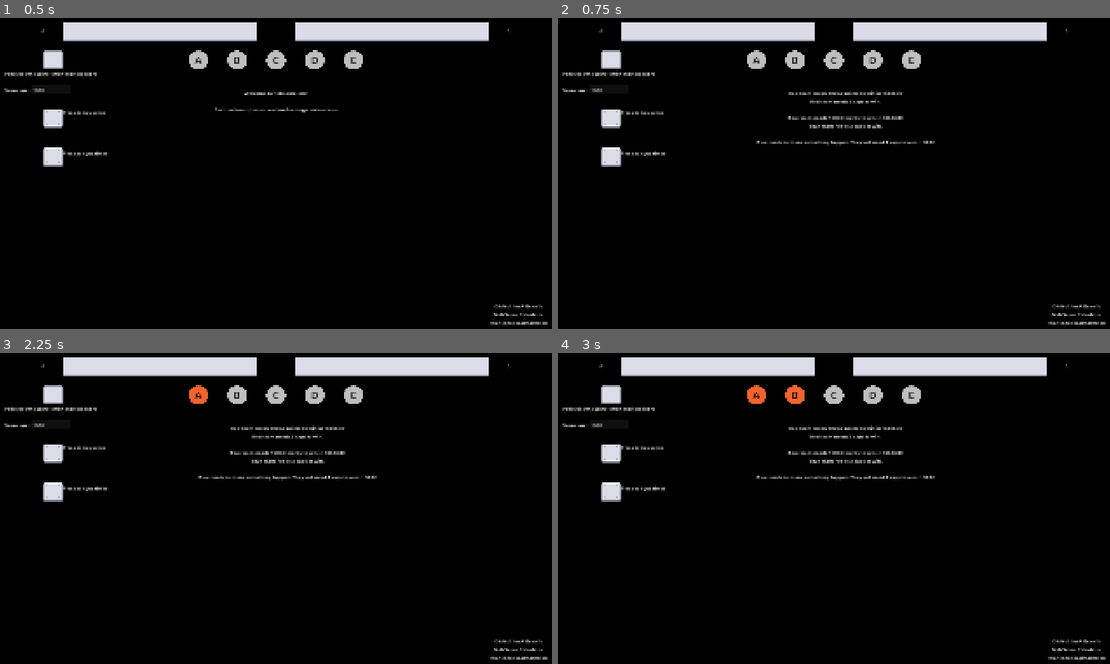
Above: before the commit, frames 1-4 (two rows, left to right).
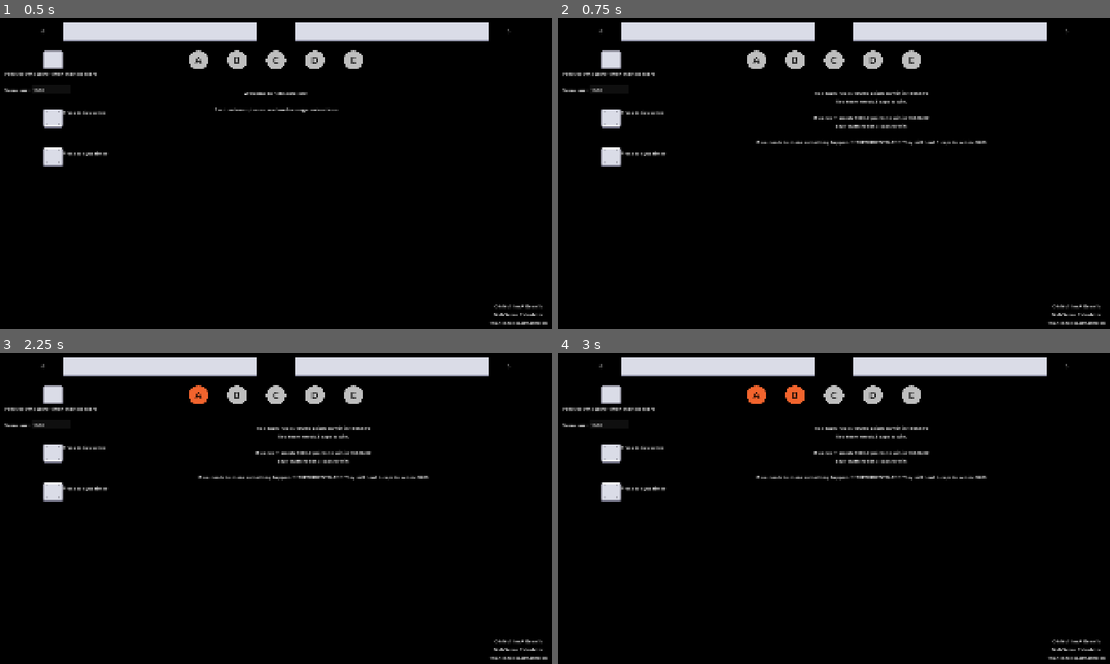
Above: after the commit, the same moments.

Repository: matthew-cavener/neb-control-score-calculator
Game: Godot game, scene res://scenes/main.tscn
Same seed, same stepped clock (60 frames per second), same inputs: the game is played once before the commit and once after it.
Inputs (mouse positions are in pixels of both pictures, inside the frame that each line leads up to):
- Up to frame 1 (0.5 s): no input
- Up to frame 2 (0.75 s): click (613, 58) at 0.5 s
- Up to frame 3 (2.25 s): click (55, 452) at 1.25 s; click "A" at 2 s
- Up to frame 4 (3 s): click "B" at 2.75 s

Frame 1 is identical in both runs. In frame 2, 0.9% of the frame differs, in the area x 41-78%, y 23-42%; in frame 3, 0.9%; in frame 4, 0.9%.

Commit message:
add experimental tag

Diff:
--- a/godot/scenes/main.gd
+++ b/godot/scenes/main.gd
@@ -106,7 +106,7 @@
         "\n" +
         blue_team_victory_conditions +
         "\n" +
-        projected_loser + " needs to make something happen. They will need " + str(loser_caps_needed + 1) + " caps to win in " + approx_time_to_extra_cap_needed
+        projected_loser + " needs to make something happen. **EXPERIMENTAL!!!** They will need " + str(loser_caps_needed + 1) + " caps to win in " + approx_time_to_extra_cap_needed
     )
 
 func calculate_time_to_win(points_to_victory: int, caps: int) -> float:
